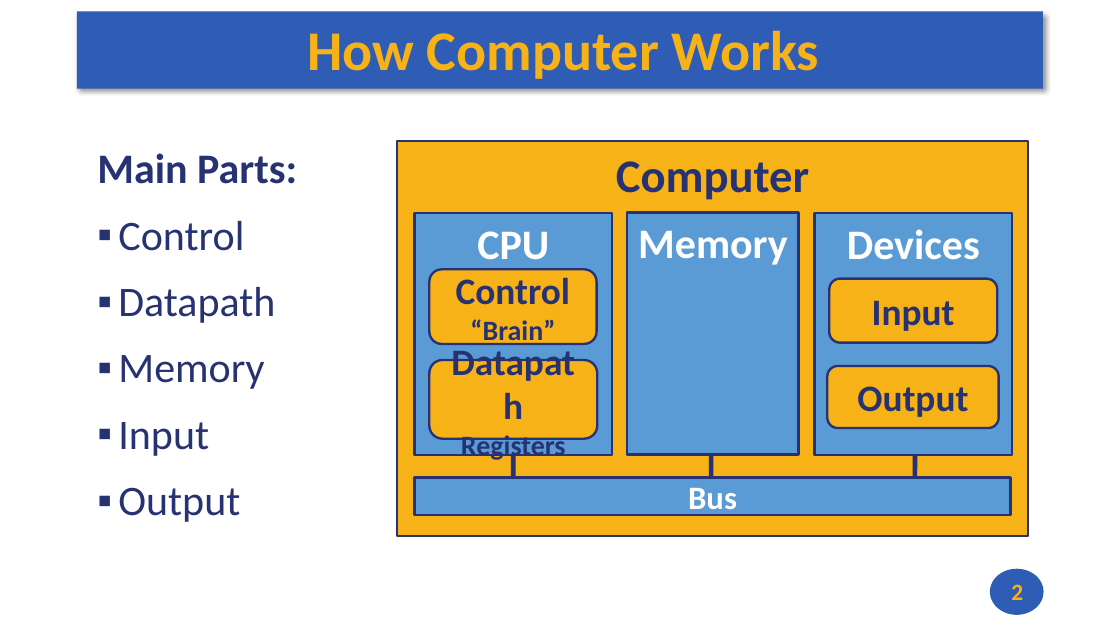
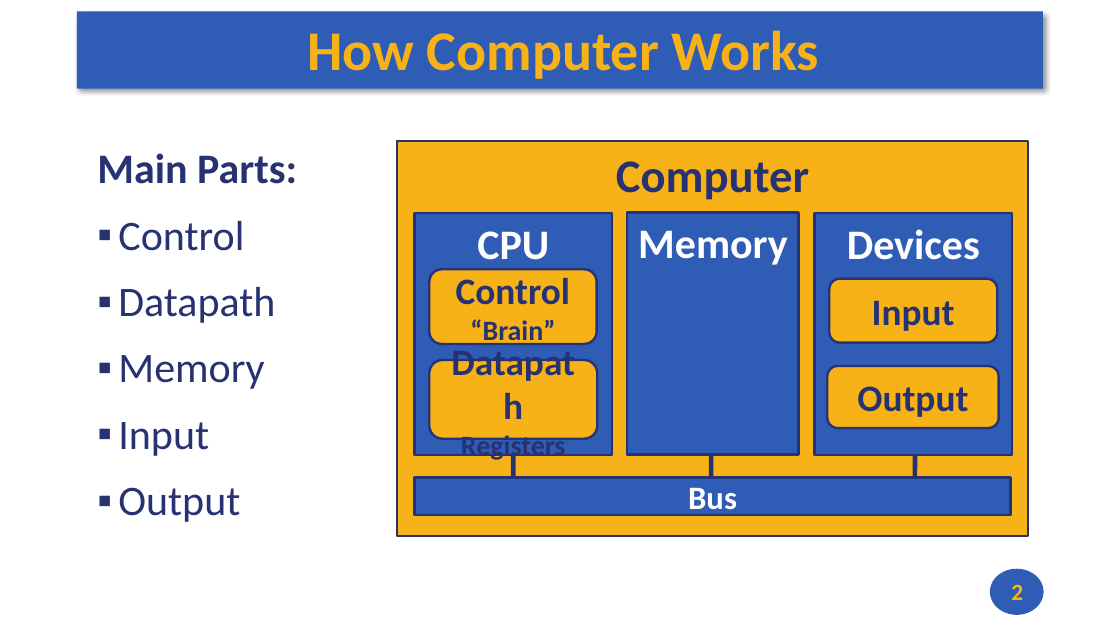
Before and after one commit to andrewt0301/hse-acos-course, a slide deck: slide 2 of docs/part1ca/04_Instructions/CA_Lecture_04.pptx. Drawn at 1120x630 pixels with LibreOffice and Linux fonts; fonts in the diff are those of the drawing. Boxes give left, top, right and bottom in pixels: in the first picture for what was removed or moved away, otherwise in the second. Text is boxed around its words. In the diff, an @@ line names an element or a change of style, - is before the commit and + after.

```diff
--- a/docs/part1ca/04_Instructions/CA_Lecture_04.pptx
+++ b/docs/part1ca/04_Instructions/CA_Lecture_04.pptx
@@ fill #5B9BD5 to #2F5CB5 in 4 elements at (415,213,613,455), (628,213,799,455), (815,213,1012,455), (415,477,1012,515) @@
```
Also in this commit, not shown: 7 other slides changed, 1 slide added, 1 slide removed, 2 other files.
